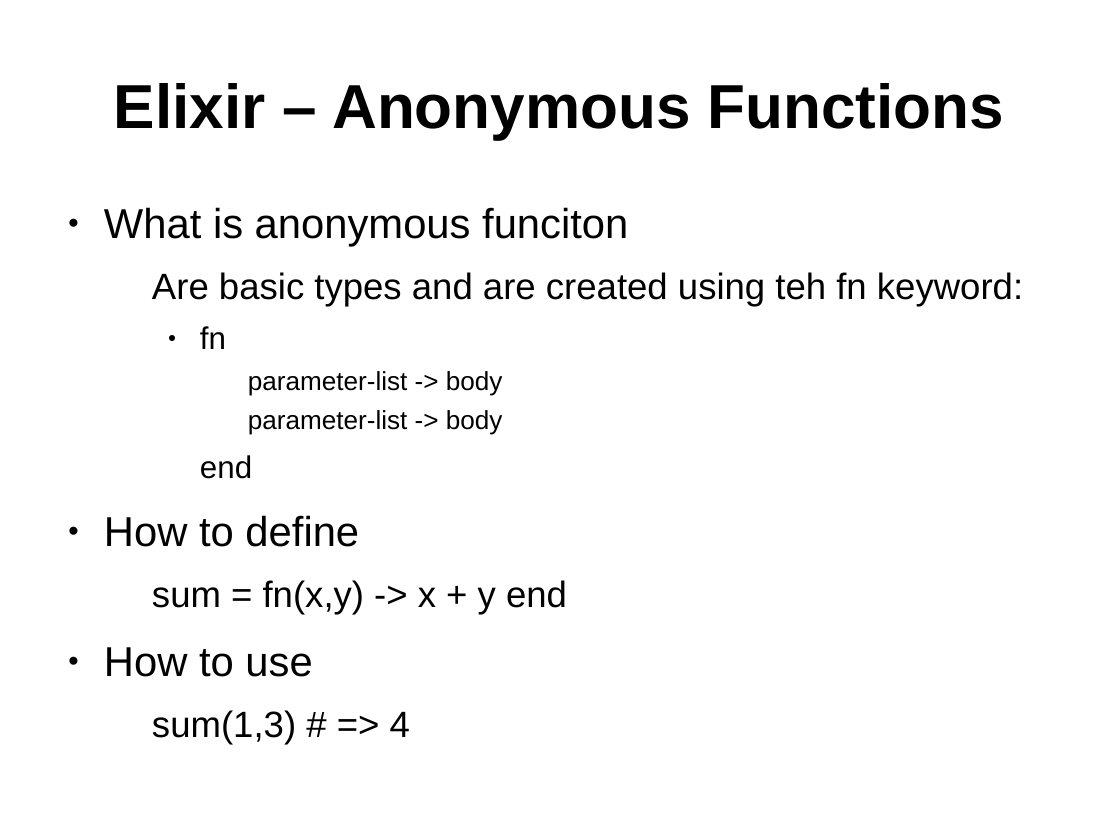
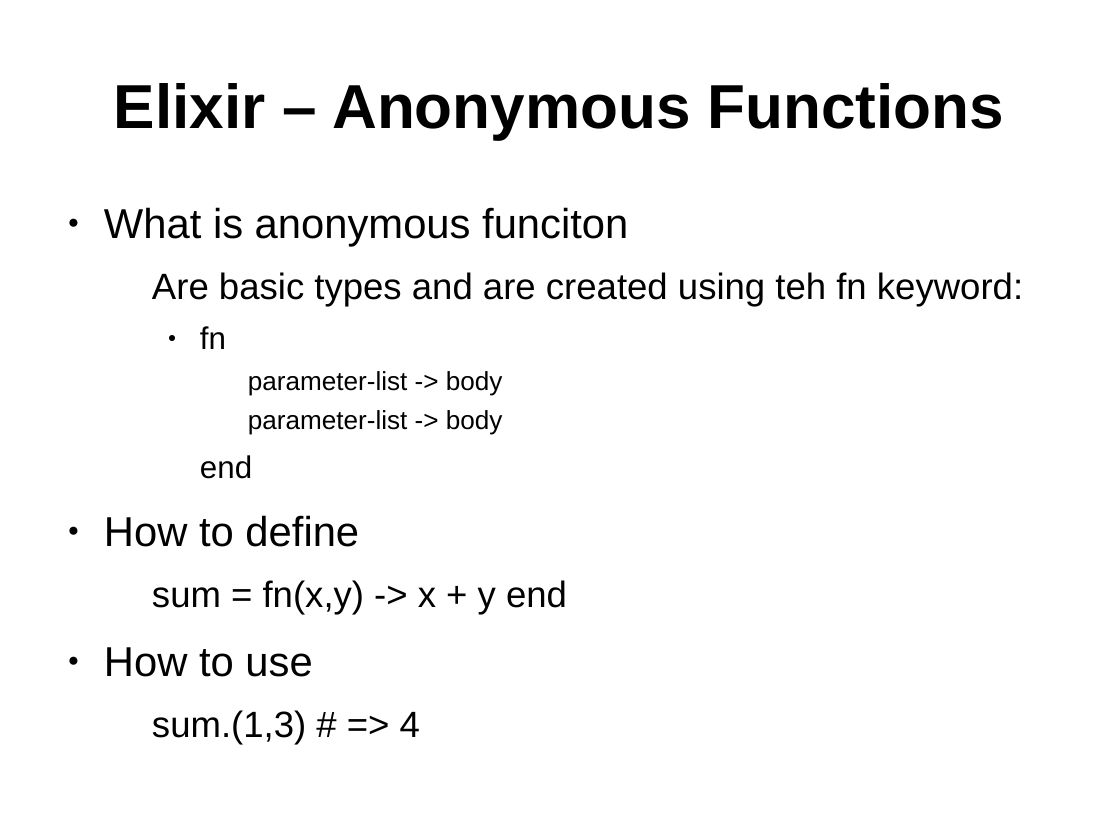
Before and after one commit to ramortegui/talks, a slide deck: slide 10 of elixir-basics.odp. Drawn at 1120x840 pixels with LibreOffice and Linux fonts; fonts in the diff are those of the drawing. Boxes give left, top, right and bottom in pixels: in the first picture for what was removed or moved away, otherwise in the second. Text is boxed around its words. In the diff, an @@ line names an element or a change of style, - is before the commit and + after.

Commit message:
Update List and recursion.

```diff
--- a/elixir-basics.odp
+++ b/elixir-basics.odp
@@ text at (152,710,420,744): text changed @@
-  sum(1,3) # => 4
+  sum.(1,3) # => 4
```
